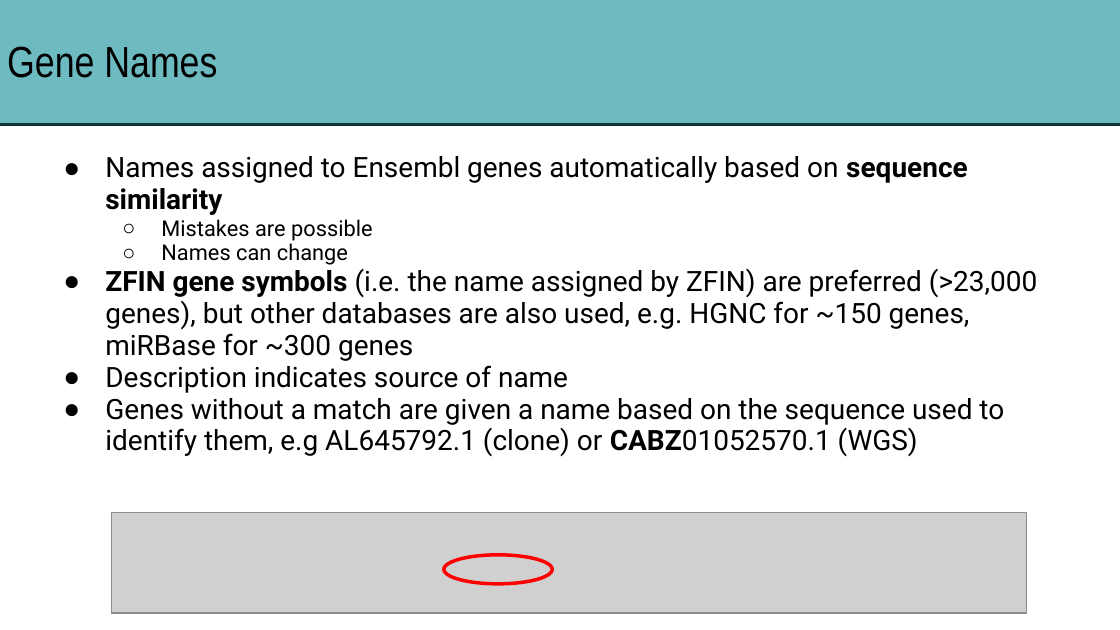
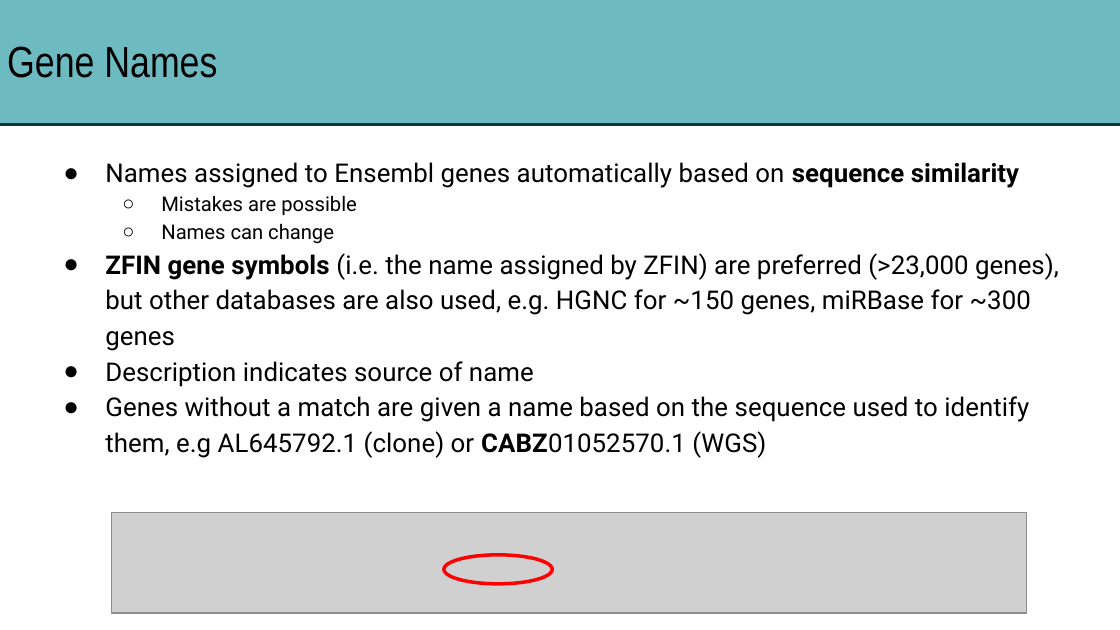
Before and after one commit to iansealy/funcgen2022, a slide deck: slide 6 of downloads/ensembl-extra.pptx (slide 5 before the commit). Drawn at 1120x630 pixels with LibreOffice and Linux fonts; fonts in the diff are those of the drawing; grey boxes stand for pictures. Boxes give left, top, right and bottom in pixels: in the first picture for what was removed or moved away, otherwise in the second. Text is boxed around its words. In the diff, an @@ line names an element or a change of style, - is before the commit and + after.

```diff
--- a/downloads/ensembl-extra.pptx
+++ b/downloads/ensembl-extra.pptx
@@ text "Names assigned to Ensembl genes ..." at (105, 162, 1059, 458): size 18 to 16.6 pt; size 14 to 12.9 pt in "Mistakes are possible", "Names can change"; line spacing 0.95 to 1.15 @@
```
Also in this commit, not shown: 1 other slide changed, 5 slides added, 1 other file.
